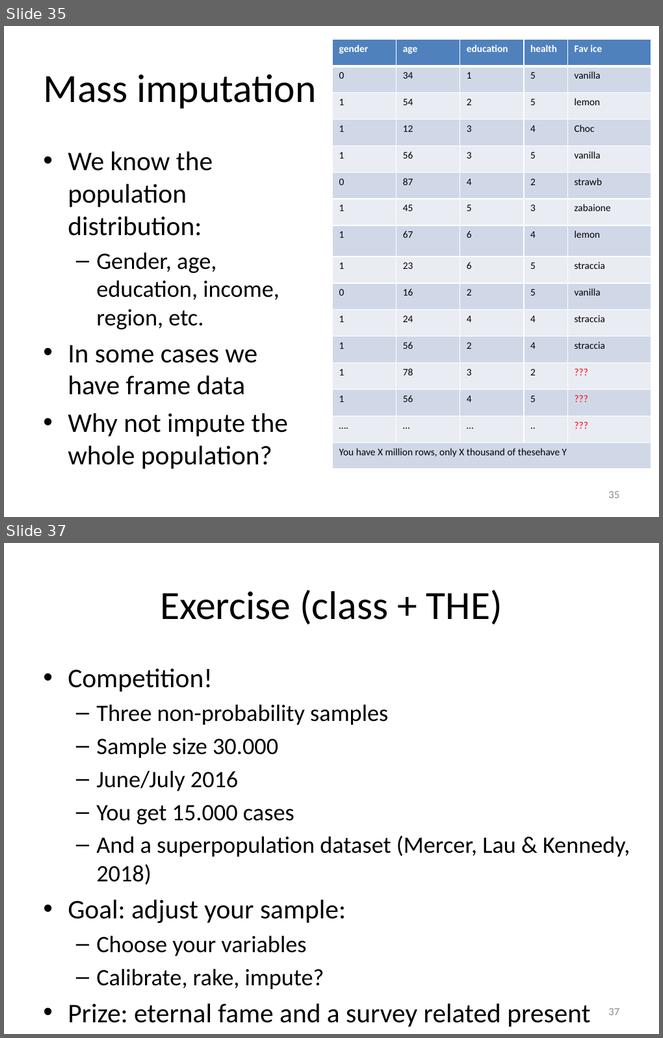
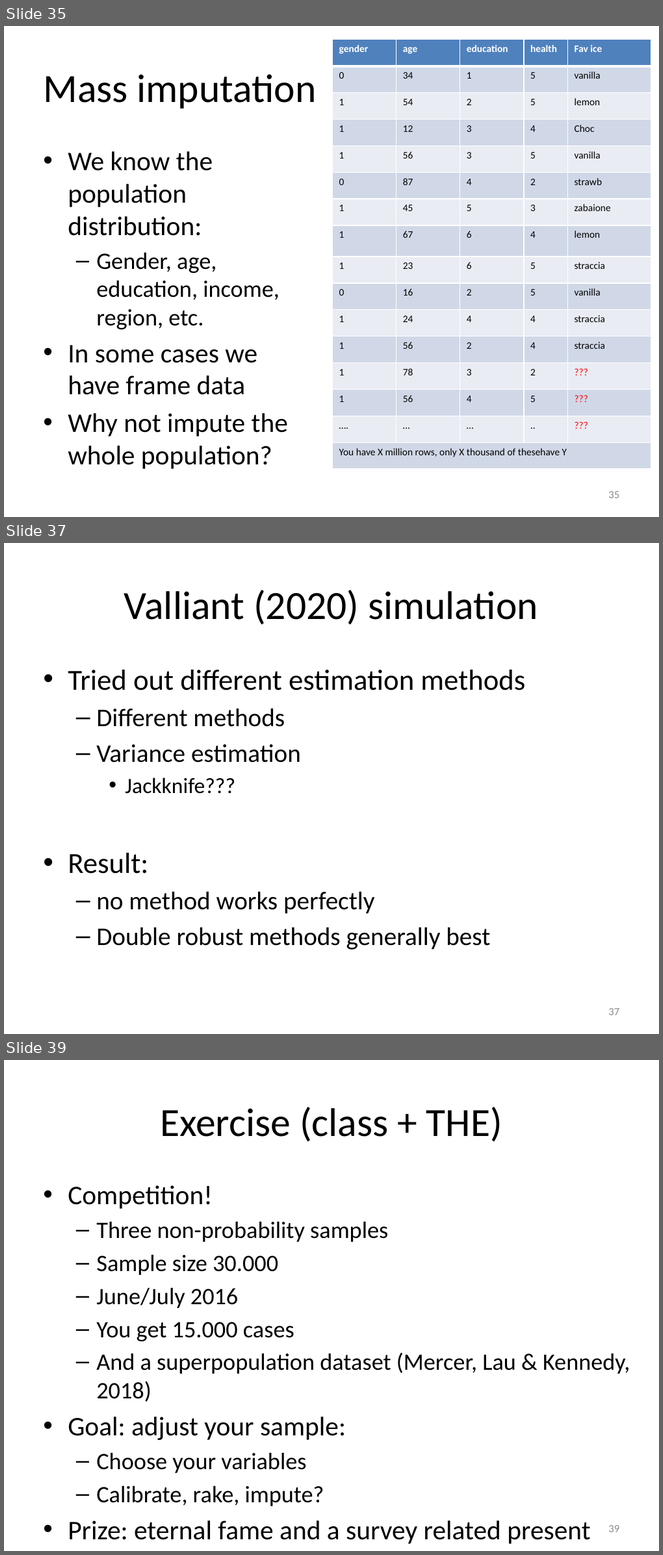
Before and after one commit to peterlugtig/peterlugtig.github.io, a slide deck: static/files/SDA/week13/lecture_week_13.pptx. Shown one above the other, each under a label of ours: slides 35 and 37 before the commit, slides 35, 37 and 39 after it; the slides between them are not shown. The pictures are 663x1038 and 663x1555 pixels, drawn with LibreOffice and Linux fonts; fonts in the diff are those of the drawing. Boxes give left, top, right and bottom in pixels: in the first picture for what was removed or moved away, otherwise in the second. Text is boxed around its words. In the diff, an @@ line names an element or a change of style, - is before the commit and + after.

```diff
--- a/static/files/SDA/week13/lecture_week_13.pptx
+++ b/static/files/SDA/week13/lecture_week_13.pptx
@@ slide 37 added at (x1=4, y1=543, x2=659, y2=1034), background #FFFFFF @@
@@ title added at (x1=124, y1=590, x2=538, y2=625), 44 pt, text #000000 @@
+Valliant (2020) simulation
@@ text added at (x1=68, y1=670, x2=525, y2=950), 28 pt, text #000000 @@
+• Tried out different estimation methods
+  – Different methods
+  – Variance estimation
+    • Jackknife???
+• Result:
+  – no method works perfectly
+  – Double robust methods generally best
@@ page number added at (x1=608, y1=1008, x2=620, y2=1016), 12 pt, text #8C8C8C @@
+37
@@ what was slide 37 is now slide 39 @@
@@ page number at (x1=608, y1=1525, x2=620, y2=1533): text changed @@
-37
+39
```
Also in this commit, not shown: 10 slides changed, 2 other slides added, 1 slide removed, 7 other files.
